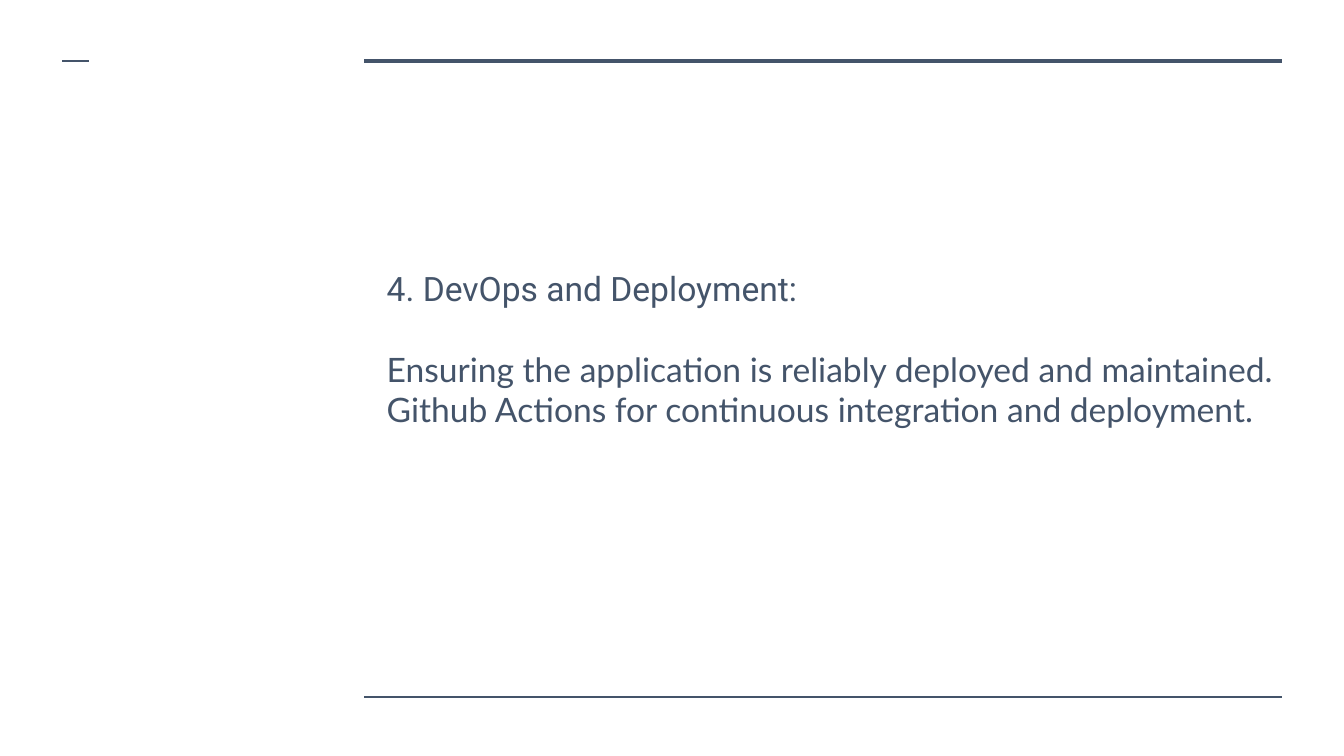
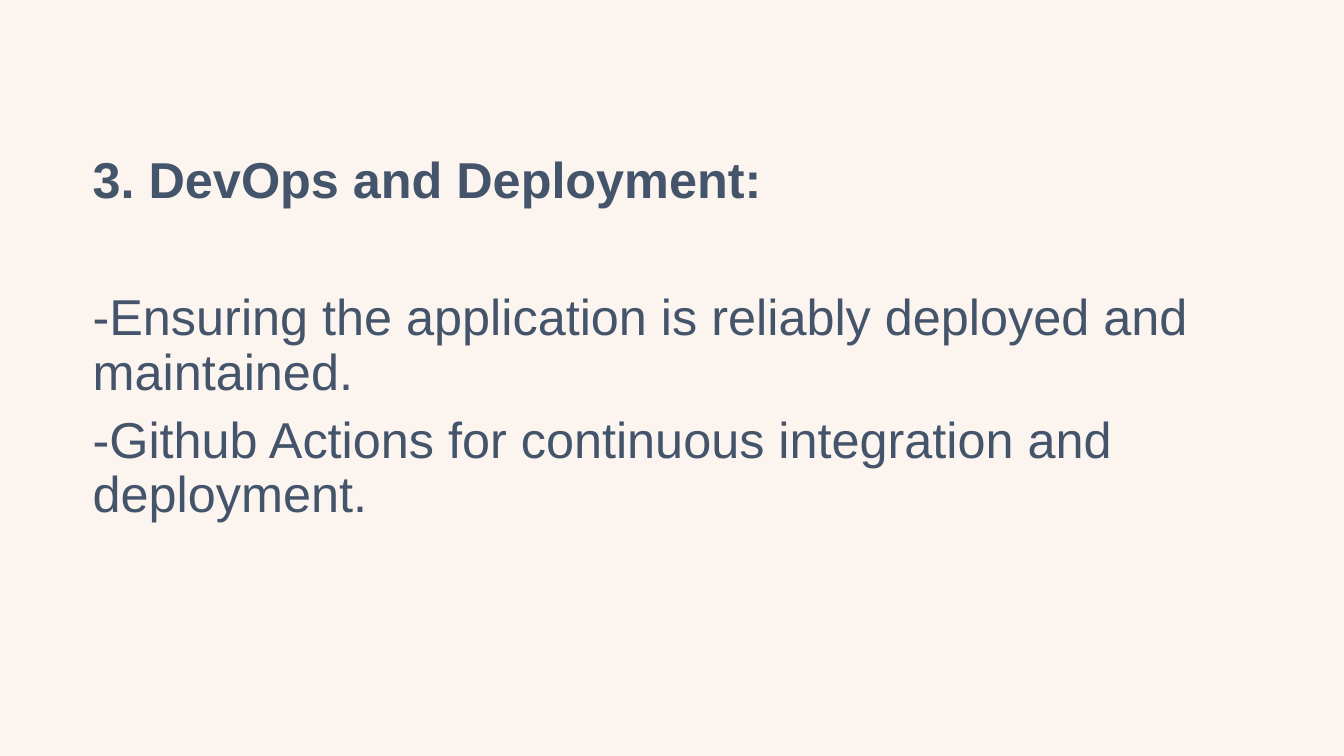
Before and after one commit to achrafkassimi/Portfolio_LocationTVM_Pitch, a slide deck: slide 9 of doc/Location TVM.pptx (slide 10 before the commit). Drawn at 1344x756 pixels with LibreOffice and Linux fonts; fonts in the diff are those of the drawing. Boxes give left, top, right and bottom in pixels: in the first picture for what was removed or moved away, otherwise in the second. Text is boxed around its words. In the diff, an @@ line names an element or a change of style, - is before the commit and + after.

Commit message:
pptx

```diff
--- a/doc/Location TVM.pptx
+++ b/doc/Location TVM.pptx
@@ background #FFFFFF to #FBF4EF @@
@@ line removed from (63, 62) to (90, 62) @@
@@ line removed from (364, 62) to (1282, 62) @@
@@ text at [93,161,1187,522]: text changed; size 24 to 36 pt; font Lato to Arial @@
-4. DevOps and Deployment:
-Ensuring the application is reliably deployed and maintained.
-Github Actions for continuous integration and deployment.
+3. DevOps and Deployment:
+-Ensuring the application is reliably deployed and maintained.
+-Github Actions for continuous integration and deployment.
@@ line removed from (364, 697) to (1282, 697) @@
```
Also in this commit, not shown: 1 other slide changed, 1 slide removed.
